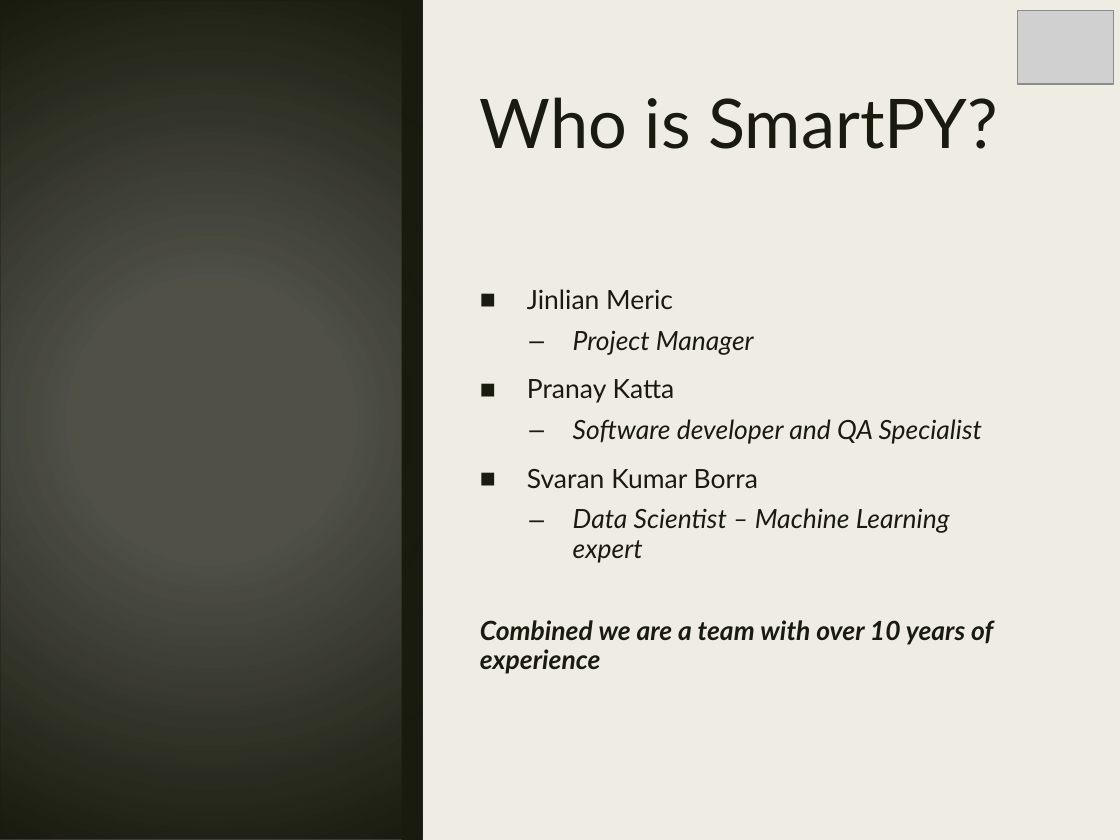
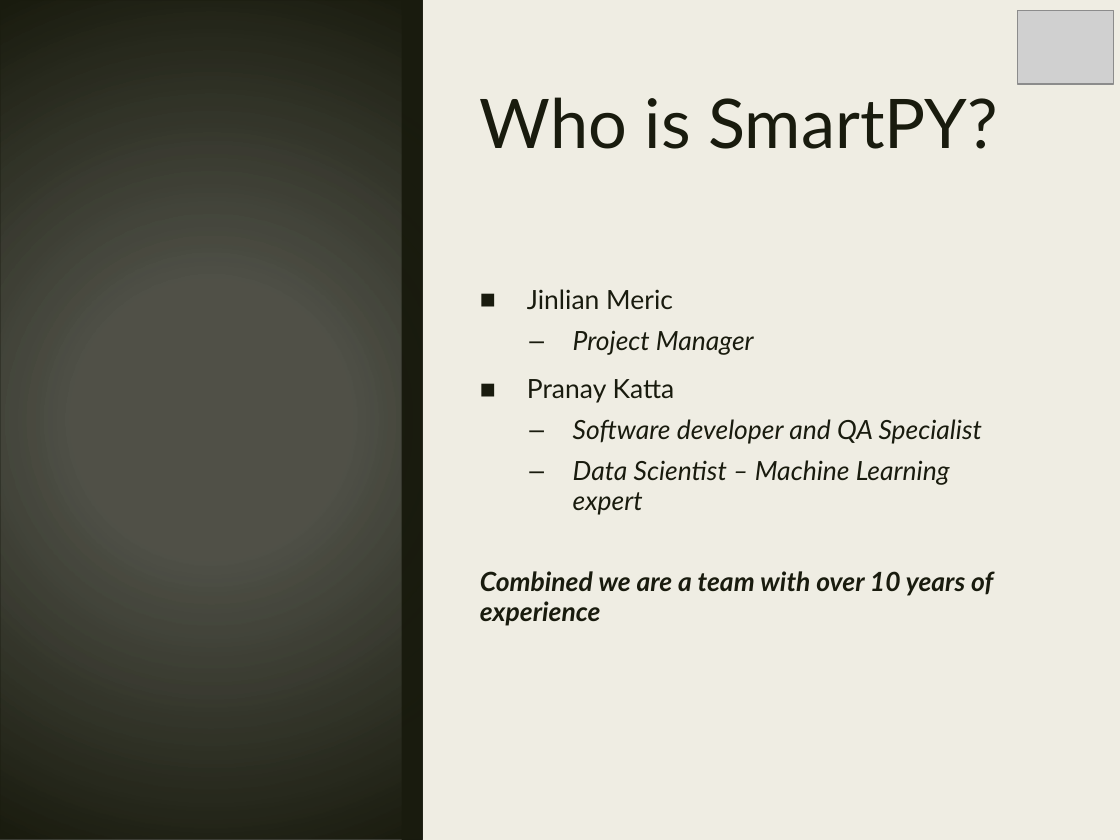
Before and after one commit to pkreddy/Smart_Navigation, a slide deck: slide 2 of Documentation/Smart Eats Introduced.pptx. Drawn at 1120x840 pixels with LibreOffice and Linux fonts; fonts in the diff are those of the drawing; grey boxes stand for pictures. Boxes give left, top, right and bottom in pixels: in the first picture for what was removed or moved away, otherwise in the second. Text is boxed around its words. In the diff, an @@ line names an element or a change of style, - is before the commit and + after.

```diff
--- a/Documentation/Smart Eats Introduced.pptx
+++ b/Documentation/Smart Eats Introduced.pptx
@@ text at (527, 469, 758, 488): paragraph removed @@
-■ Svaran Kumar Borra
```
